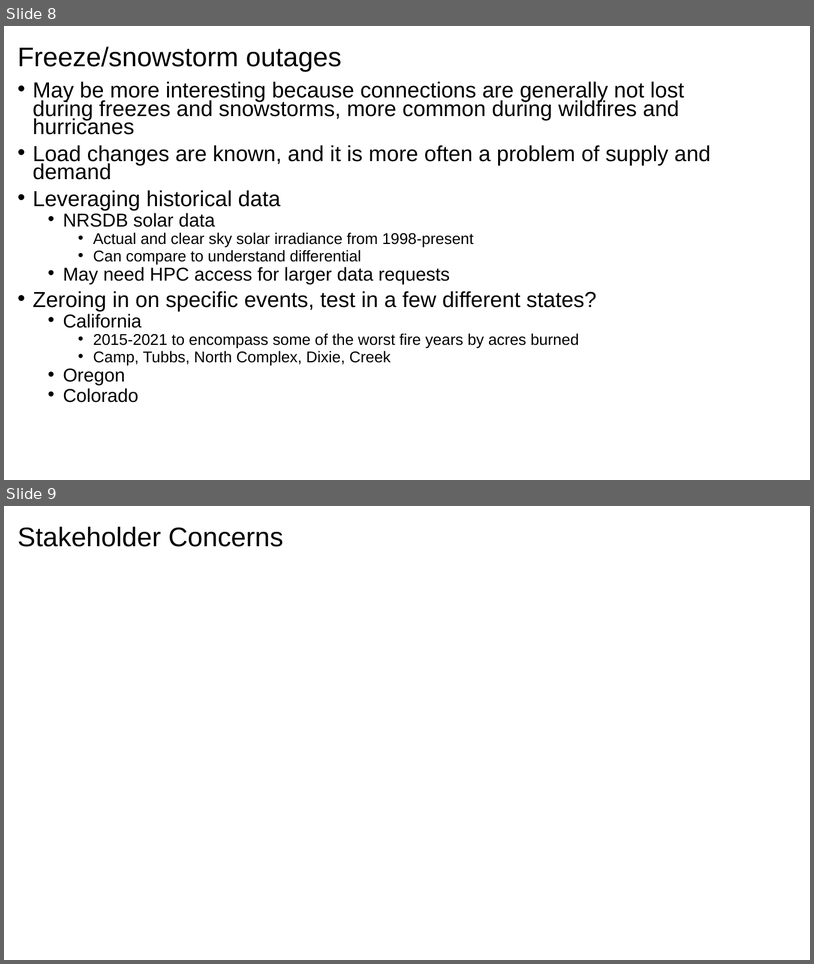
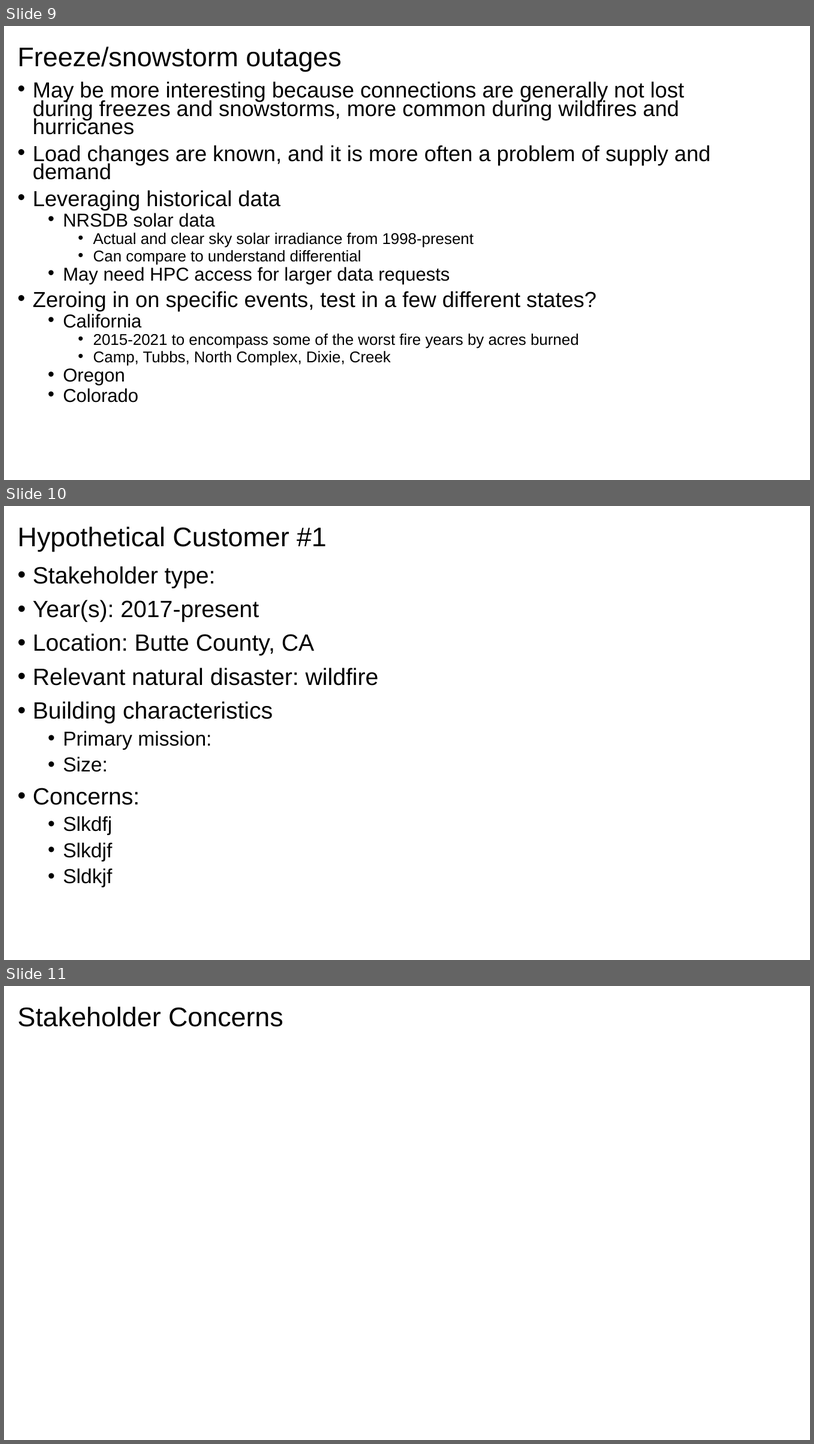
Before and after one commit to madelinemacmillan/PhD, a slide deck: ProcessDiagram.pptx. Shown one above the other, each under a label of ours: slides 8 and 9 before the commit, slides 9, 10 and 11 after it. The pictures are 814x964 and 814x1444 pixels, drawn with LibreOffice and Linux fonts; fonts in the diff are those of the drawing. Boxes give left, top, right and bottom in pixels: in the first picture for what was removed or moved away, otherwise in the second. Text is boxed around its words. In the diff, an @@ line names an element or a change of style, - is before the commit and + after.

```diff
--- a/ProcessDiagram.pptx
+++ b/ProcessDiagram.pptx
@@ slide 10 added at (4,506,810,960), background #FFFFFF @@
@@ title added at (18,526,327,552), 32 pt, text #000000 @@
+Hypothetical Customer #1
@@ text added at (33,566,379,887), 28 pt, text #000000 @@
+• Stakeholder type:
+• Year(s): 2017-present
+• Location: Butte County, CA
+• Relevant natural disaster: wildfire
+• Building characteristics
+  • Primary mission:
+  • Size:
+• Concerns:
+  • Slkdfj
+  • Slkdjf
+  • Sldkjf
@@ what was slide 8 is now slide 9 @@
@@ what was slide 9 is now slide 11 @@
```
Also in this commit, not shown: 2 slides changed, 2 other slides added.
